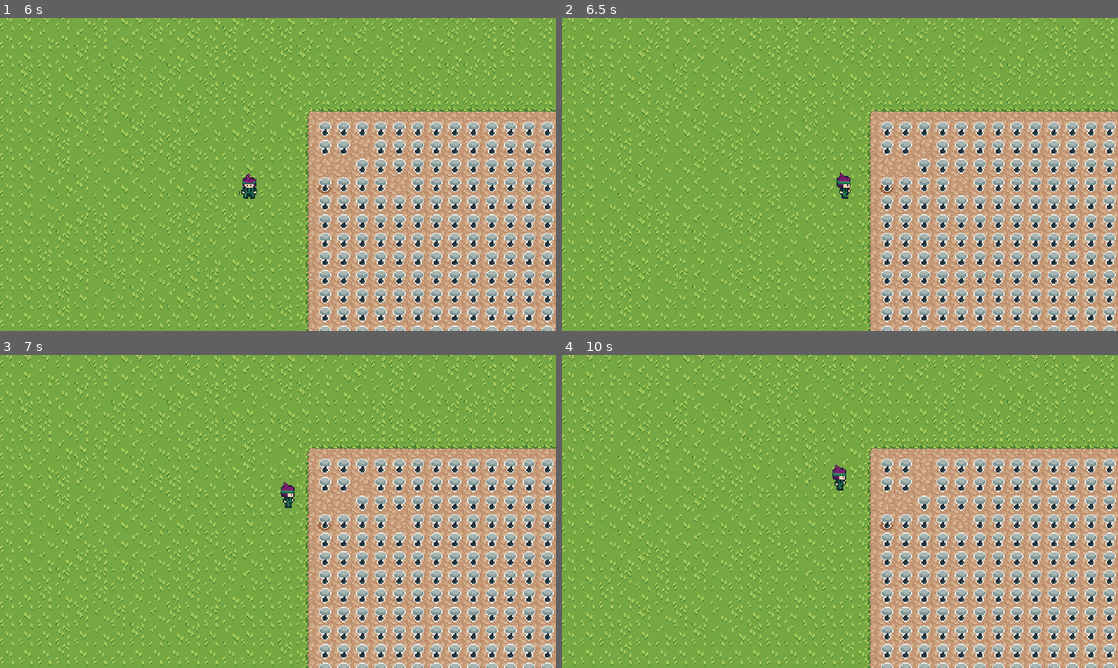
Above: before the commit, frames 1-4 (two rows, left to right).
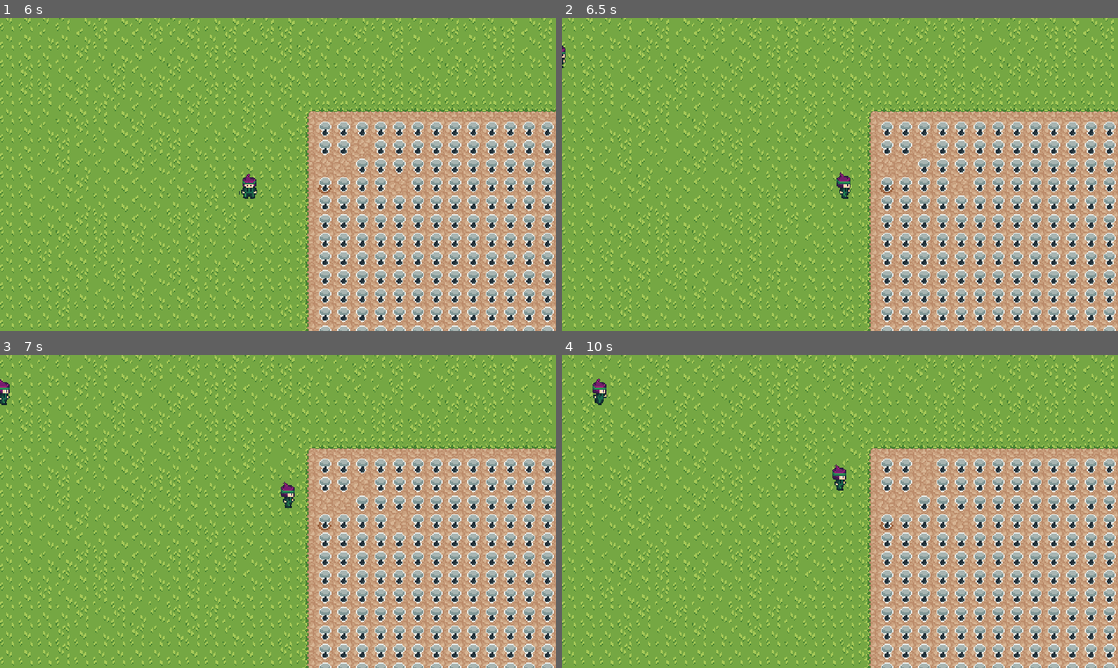
Above: after the commit, the same moments.

Repository: Jukaio/GGJ2024
Game: Godot game, scene res://scenes/EntryPoint.tscn
Two runs of this game, one before a commit and one after it. Both use one fixed random seed, a clock stepped at 60 frames per second and the inputs below.
Inputs:
- Up to frame 1 (6 s): tap Enter (Start) at 0.5, 0.6, 1.25, 1.55, 2, 2.1, 3.05, 3.6, 4.25, 4.55, 5.1 s; hold D (right) 0.53-1.28 s; tap Space (interact) at 0.8, 1.35, 2.3, 2.85, 3.8, 4.35, 5.3, 5.85 s; hold S (down) 1.28-2.03 s; hold D (right) 2.03-2.78 s; hold W (up) 2.78-3.53 s; hold A (left) 3.53-5.03 s; hold S (down) 5.03-5.78 s; hold D (right) from 5.78 s (still down)
- Up to frame 2 (6.5 s): keep holding D (right); tap Enter (Start) at 6.05 s
- Up to frame 3 (7 s): release D (right) at 6.53 s; hold W (up) from 6.53 s (still down); tap Enter (Start) at 6.6 s; tap Space (interact) at 6.8 s
- Up to frame 4 (10 s): tap Enter (Start) at 7.25, 7.55, 8.1, 9.05, 9.6 s; release W (up) at 7.28 s; hold D (right) 7.28-8.03 s; tap Space (interact) at 7.35, 8.3, 8.85, 9.8 s; hold S (down) 8.03-8.78 s; hold A (left) 8.78-9.53 s; hold W (up) from 9.53 s (still down)

Frame 1 is identical in both runs. In frame 2, less than 0.1% of the frame differs, in the area x 0-1%, y 8-16%; in frame 3, 0.1%; in frame 4, 0.2%, in the area x 5-9%, y 7-16%.

Commit message:
shopkeep

Diff:
--- a/prefabs/PlayerCharacter.tscn
+++ b/prefabs/PlayerCharacter.tscn
@@ -1,7 +1,7 @@
 [gd_scene load_steps=7 format=3 uid="uid://cucwiwl6qyqsg"]
 
 [ext_resource type="Script" path="res://scripts/PlayerCharacter.gd" id="1_h7gas"]
-[ext_resource type="PackedScene" uid="uid://bjssjw418p1ic" path="res://prefabs/sprite_animator.tscn" id="2_x0r5y"]
+[ext_resource type="PackedScene" uid="uid://bjssjw418p1ic" path="res://prefabs/PlayerSpriteAnimator.tscn" id="2_x0r5y"]
 [ext_resource type="PackedScene" uid="uid://cubybm7hb7w03" path="res://prefabs/mushroom_sprite.tscn" id="5_r4y1g"]
 [ext_resource type="Script" path="res://scripts/HoeTool.gd" id="6_pa2yi"]
 [ext_resource type="Texture2D" uid="uid://csnficd1k2yb1" path="res://sprites/Mushroom.png" id="8_vh3lx"]
@@ -12,7 +12,7 @@
 [node name="PlayerCharacter" type="Node2D"]
 script = ExtResource("1_h7gas")
 
-[node name="SpriteAnimator" parent="." instance=ExtResource("2_x0r5y")]
+[node name="PlayerSpriteAnimator" parent="." instance=ExtResource("2_x0r5y")]
 
 [node name="HoeTool" type="Node2D" parent="." node_paths=PackedStringArray("highlightNode")]
 script = ExtResource("6_pa2yi")
--- /dev/null
+++ b/prefabs/PlayerSpriteAnimator.tscn
@@ -0,0 +1,95 @@
+[gd_scene load_steps=4 format=3 uid="uid://bjssjw418p1ic"]
+
+[ext_resource type="Script" path="res://scripts/SpriteAnimator.gd" id="1_ykuku"]
+[ext_resource type="Texture2D" uid="uid://dogafvlhpasm4" path="res://sprites/Player-Sheet.png" id="2_h1hwb"]
+[ext_resource type="Script" path="res://scripts/SpriteAnimation.gd" id="3_w0tbp"]
+
+[node name="SpriteAnimator" type="Node2D"]
+position = Vector2(0, -4)
+script = ExtResource("1_ykuku")
+
+[node name="IdleDown" type="Sprite2D" parent="."]
+texture = ExtResource("2_h1hwb")
+hframes = 6
+region_enabled = true
+region_rect = Rect2(0, 0, 96, 24)
+script = ExtResource("3_w0tbp")
+
+[node name="IdleUp" type="Sprite2D" parent="."]
+texture = ExtResource("2_h1hwb")
+hframes = 6
+region_enabled = true
+region_rect = Rect2(0, 48, 96, 24)
+script = ExtResource("3_w0tbp")
+
+[node name="IdleLeft" type="Sprite2D" parent="."]
+texture = ExtResource("2_h1hwb")
+flip_h = true
+hframes = 6
+region_enabled = true
+region_rect = Rect2(0, 24, 96, 24)
+script = ExtResource("3_w0tbp")
+
+[node name="IdleRight" type="Sprite2D" parent="."]
+texture = ExtResource("2_h1hwb")
+hframes = 6
+region_enabled = true
+region_rect = Rect2(0, 24, 96, 24)
+script = ExtResource("3_w0tbp")
+
+[node name="MoveDown" type="Sprite2D" parent="."]
+texture = ExtResource("2_h1hwb")
+hframes = 6
+region_enabled = true
+region_rect = Rect2(0, 72, 96, 24)
+script = ExtResource("3_w0tbp")
+
+[node name="MoveUp" type="Sprite2D" parent="."]
+texture = ExtResource("2_h1hwb")
+hframes = 6
+region_enabled = true
+region_rect = Rect2(0, 120, 96, 24)
+script = ExtResource("3_w0tbp")
+
+[node name="MoveLeft" type="Sprite2D" parent="."]
+texture = ExtResource("2_h1hwb")
+flip_h = true
+hframes = 6
+region_enabled = true
+region_rect = Rect2(0, 96, 96, 24)
+script = ExtResource("3_w0tbp")
+
+[node name="MoveRight" type="Sprite2D" parent="."]
+texture = ExtResource("2_h1hwb")
+hframes = 6
+region_enabled = true
+region_rect = Rect2(0, 96, 96, 24)
+script = ExtResource("3_w0tbp")
+
+[node name="HoeDown" type="Sprite2D" parent="."]
+texture = ExtResource("2_h1hwb")
+hframes = 6
+region_enabled = true
+region_rect = Rect2(0, 0, 96, 24)
+script = ExtResource("3_w0tbp")
+
+[node name="HoeUp" type="Sprite2D" parent="."]
+texture = ExtResource("2_h1hwb")
+hframes = 6
+region_enabled = true
+region_rect = Rect2(0, 24, 96, 24)
+script = ExtResource("3_w0tbp")
+
+[node name="HoeLeft" type="Sprite2D" parent="."]
+texture = ExtResource("2_h1hwb")
+hframes = 6
+region_enabled = true
+region_rect = Rect2(0, 48, 96, 24)
+script = ExtResource("3_w0tbp")
+
+[node name="HoeRight" type="Sprite2D" parent="."]
+texture = ExtResource("2_h1hwb")
+hframes = 6
+region_enabled = true
+region_rect = Rect2(0, 72, 96, 24)
+script = ExtResource("3_w0tbp")
--- a/scenes/EntryPoint.tscn
+++ b/scenes/EntryPoint.tscn
@@ -7,7 +7,8 @@
 [ext_resource type="FontFile" uid="uid://cyescrgav85ig" path="res://fonts/AsepriteFont.ttf" id="4_vwj4e"]
 [ext_resource type="Texture2D" uid="uid://44r1ndryegis" path="res://graphics/ui/frame1.png" id="4_x5krr"]
 [ext_resource type="Script" path="res://scripts/CropsGrid.gd" id="7_ha7gq"]
-[ext_resource type="PackedScene" uid="uid://bjssjw418p1ic" path="res://prefabs/sprite_animator.tscn" id="8_dvj13"]
+[ext_resource type="Script" path="res://scripts/ShopKeepCharacter.gd" id="8_sxq4o"]
+[ext_resource type="PackedScene" uid="uid://boqqccurcgfef" path="res://prefabs/ShopKeeperSpriteAnimator.tscn" id="8_wd16a"]
 
 [sub_resource type="TileSetAtlasSource" id="TileSetAtlasSource_lpgvw"]
 texture = ExtResource("2_dqxue")
@@ -120,7 +121,14 @@
 position = Vector2(40, -40)
 script = ExtResource("7_ha7gq")
 
-[node name="ShopCharacter" type="Node2D" parent="."]
-position = Vector2(-135, -101)
+[node name="ShopKeeperCharacter" type="Node2D" parent="."]
+z_index = 10
+position = Vector2(-258, -100)
+script = ExtResource("8_sxq4o")
+StartPos = Vector2(-250, -100)
+EndPos = Vector2(-200, -100)
+Speed = 10.0
+TimeForOpenShop = 5.0
+TimeForClosedShop = 5.0
 
-[node name="SpriteAnimator" parent="ShopCharacter" instance=ExtResource("8_dvj13")]
+[node name="SpriteAnimator" parent="ShopKeeperCharacter" instance=ExtResource("8_wd16a")]
--- a/scripts/PlayerCharacter.gd
+++ b/scripts/PlayerCharacter.gd
@@ -47,7 +47,7 @@
 	return g_use_eight_way
 
 func _ready():
-	animator = get_node("SpriteAnimator")
+	animator = get_node("PlayerSpriteAnimator")
 	hoeTool = get_node("HoeTool")
 	PickedUpMushroom.visible = false
 
@@ -89,16 +89,13 @@
 		PopMovementAction(MoveAction.DOWN)
 
 	if Input.is_action_just_pressed("interact"):
-		var result = hoeTool.interact()
-
-		if result == 1:
-			HoeTool
+		hoeTool.interact()
 
 	if !animator.IsOneShotDone():
 		return
 
 
-	var dir =  GetEightAxisDirection(delta) if get_use_eight_way() else GetFourAxisDirection(delta)
+	var dir = GetEightAxisDirection(delta) if get_use_eight_way() else GetFourAxisDirection(delta)
 	if dir.is_zero_approx() or movementInput.is_empty():
 		ProcessIdle(delta)
 	else:
--- /dev/null
+++ b/scripts/ShopKeepCharacter.gd
@@ -0,0 +1,96 @@
+class_name ShopKeeperCharacter extends Node2D
+
+@export var StartPos : Vector2
+@export var EndPos : Vector2
+@export var Speed : float
+@export var TimeForOpenShop : float
+@export var TimeForClosedShop : float
+
+@onready var animator : SpriteAnimator = $SpriteAnimator
+
+enum ShopKeeperState { ENTERING, SHOP_OPEN, EXITING, SHOP_CLOSED }
+
+var timeElapsed = 0.0
+
+var state : ShopKeeperState = ShopKeeperState.SHOP_CLOSED
+
+# Called when the node enters the scene tree for the first time.
+func _ready():
+	pass # Replace with function body.
+
+
+# Called every frame. 'delta' is the elapsed time since the previous frame.
+func _process(delta):
+	process_state_machine(delta)
+
+
+func process_state_machine(delta):
+
+	timeElapsed += delta
+
+	var dir = Vector2.DOWN
+
+	match state:
+		ShopKeeperState.ENTERING:
+			if position != EndPos:
+				dir = (position - StartPos).normalized()
+
+				position = position.move_toward(EndPos, delta * Speed)
+
+				animate_movement(dir)
+			else:
+				position = EndPos
+				state = ShopKeeperState.SHOP_OPEN
+				timeElapsed = 0
+				dir = Vector2.DOWN
+
+		ShopKeeperState.SHOP_OPEN:
+			print("shop is open")
+
+			process_idle(Vector2.DOWN, delta)
+
+			if timeElapsed > TimeForOpenShop:
+				state = ShopKeeperState.EXITING
+				timeElapsed = 0
+
+		ShopKeeperState.EXITING:
+			if position != StartPos:
+				dir = (position - EndPos).normalized()
+
+				position = position.move_toward(StartPos, delta * Speed)
+
+				animate_movement(dir)
+			else:
+				position = StartPos
+				state = ShopKeeperState.SHOP_CLOSED
+				timeElapsed = 0
+
+		ShopKeeperState.SHOP_CLOSED:
+			if timeElapsed > TimeForClosedShop:
+				state = ShopKeeperState.ENTERING
+				timeElapsed = 0
+
+
+func process_idle(dir, delta):
+	var angle = rad_to_deg(atan2(dir.y, dir.x));
+	if angle > -45.0 && angle < 45.0:
+		animator.ActivateByName("IdleRight")
+	elif angle >= 45.0 && angle < 135.0:
+		animator.ActivateByName("IdleDown")
+	elif angle <= -45.0 && angle > -135.0:
+		animator.ActivateByName("IdleUp")
+	else:
+		animator.ActivateByName("IdleLeft")
+
+
+
+func animate_movement(dir: Vector2):
+	var angle = rad_to_deg(atan2(dir.y, dir.x));
+	if angle > -45.0 && angle < 45.0:
+		animator.ActivateByName("MoveRight")
+	elif angle >= 45.0 && angle < 135.0:
+		animator.ActivateByName("MoveDown")
+	elif angle <= -45.0 && angle > -135.0:
+		animator.ActivateByName("MoveUp")
+	else:
+		animator.ActivateByName("MoveLeft")
Not shown: 1 places in prefabs/ShopKeeperSpriteAnimator.tscn that only renumber resources
Not shown: 1 places in scenes/EntryPoint.tscn that only renumber resources
